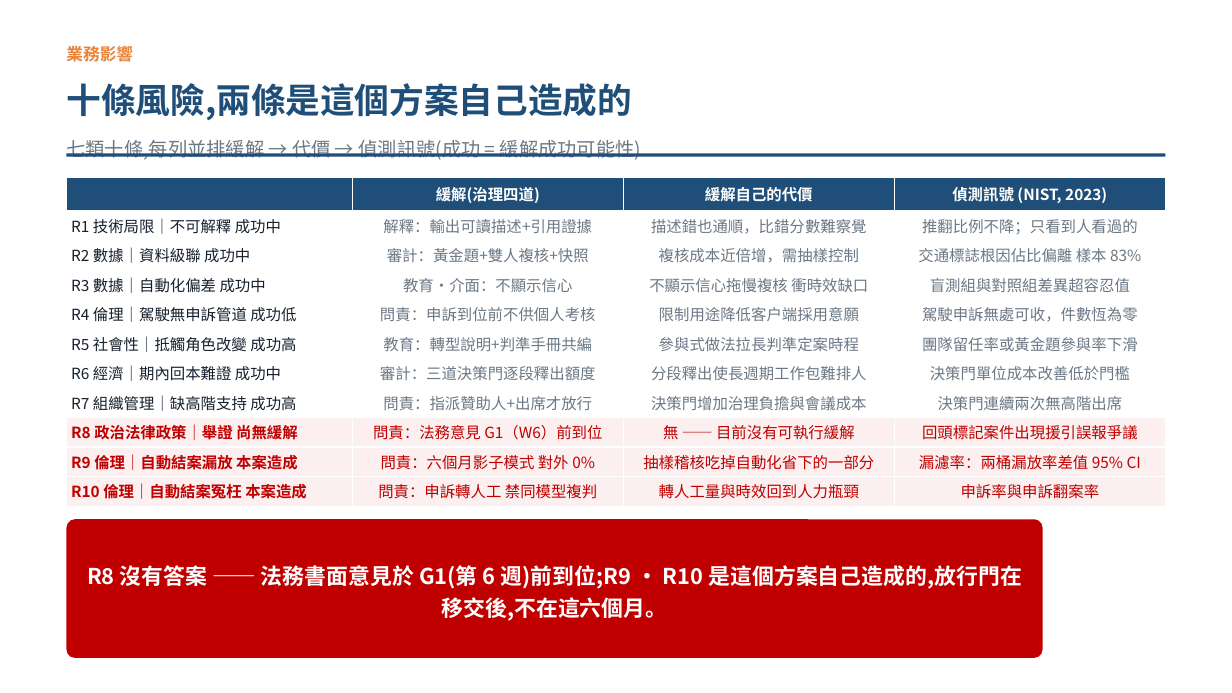
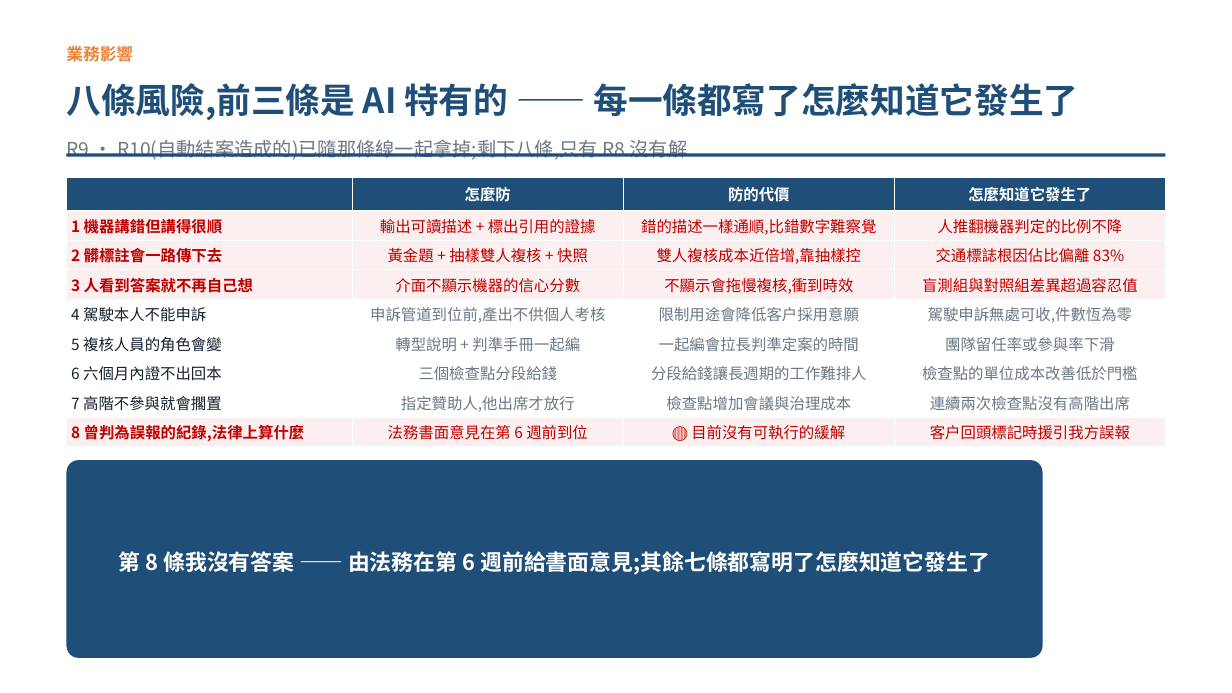
Before and after one commit to pokai-huang0828/UTS_workspace, a slide deck: slide 7 of Artificial Intelligence for Enterprises/Assessment3/Huang_26254793_421104_Assessment 3.pptx. Drawn at 1232x693 pixels with LibreOffice and Linux fonts; fonts in the diff are those of the drawing. Boxes give left, top, right and bottom in pixels: in the first picture for what was removed or moved away, otherwise in the second. Text is boxed around its words. In the diff, an @@ line names an element or a change of style, - is before the commit and + after.

```diff
--- a/Artificial Intelligence for Enterprises/Assessment3/Huang_26254793_421104_Assessment 3.pptx
+++ b/Artificial Intelligence for Enterprises/Assessment3/Huang_26254793_421104_Assessment 3.pptx
@@ text at box(66, 83, 1078, 120): text changed @@
-十條風險,兩條是這個方案自己造成的
+八條風險,前三條是 AI 特有的 —— 每一條都寫了怎麼知道它發生了
@@ text at box(66, 139, 688, 160): text changed @@
-七類十條,每列並排緩解 → 代價 → 偵測訊號(成功 = 緩解成功可能性)
+R9 · R10(自動結案造成的)已隨那條線一起拿掉;剩下八條,只有 R8 沒有解
@@ table at box(67, 177, 1165, 447) @@
-row 1:  | 緩解(治理四道) | 緩解自己的代價 | 偵測訊號 (NIST, 2023)
-row 2: R1 技術局限｜不可解釋 成功中 | 解釋：輸出可讀描述+引用證據 | 描述錯也通順，比錯分數難察覺 | 推翻比例不降；只看到人看過的
-row 3: R2 數據｜資料級聯 成功中 | 審計：黃金題+雙人複核+快照 | 複核成本近倍增，需抽樣控制 | 交通標誌根因佔比偏離 樣本 83%
-row 4: R3 數據｜自動化偏差 成功中 | 教育・介面：不顯示信心 | 不顯示信心拖慢複核 衝時效缺口 | 盲測組與對照組差異超容忍值
-row 5: R4 倫理｜駕駛無申訴管道 成功低 | 問責：申訴到位前不供個人考核 | 限制用途降低客戶端採用意願 | 駕駛申訴無處可收，件數恆為零
-row 6: R5 社會性｜抵觸角色改變 成功高 | 教育：轉型說明+判準手冊共編 | 參與式做法拉長判準定案時程 | 團隊留任率或黃金題參與率下滑
-row 7: R6 經濟｜期內回本難證 成功中 | 審計：三道決策門逐段釋出額度 | 分段釋出使長週期工作包難排人 | 決策門單位成本改善低於門檻
-row 8: R7 組織管理｜缺高階支持 成功高 | 問責：指派贊助人+出席才放行 | 決策門增加治理負擔與會議成本 | 決策門連續兩次無高階出席
-row 9: R8 政治法律政策｜舉證 尚無緩解 | 問責：法務意見 G1（W6）前到位 | 無 —— 目前沒有可執行緩解 | 回頭標記案件出現援引誤報爭議
-row 10: R9 倫理｜自動結案漏放 本案造成 | 問責：六個月影子模式 對外 0% | 抽樣稽核吃掉自動化省下的一部分 | 漏濾率：兩桶漏放率差值 95% CI
-row 11: R10 倫理｜自動結案冤枉 本案造成 | 問責：申訴轉人工 禁同模型複判 | 轉人工量與時效回到人力瓶頸 | 申訴率與申訴翻案率
+row 1:  | 怎麼防 | 防的代價 | 怎麼知道它發生了
+row 2: 1 機器講錯但講得很順 | 輸出可讀描述 + 標出引用的證據 | 錯的描述一樣通順,比錯數字難察覺 | 人推翻機器判定的比例不降
+row 3: 2 髒標註會一路傳下去 | 黃金題 + 抽樣雙人複核 + 快照 | 雙人複核成本近倍增,靠抽樣控 | 交通標誌根因佔比偏離 83%
+row 4: 3 人看到答案就不再自己想 | 介面不顯示機器的信心分數 | 不顯示會拖慢複核,衝到時效 | 盲測組與對照組差異超過容忍值
+row 5: 4 駕駛本人不能申訴 | 申訴管道到位前,產出不供個人考核 | 限制用途會降低客戶採用意願 | 駕駛申訴無處可收,件數恆為零
+row 6: 5 複核人員的角色會變 | 轉型說明 + 判準手冊一起編 | 一起編會拉長判準定案的時間 | 團隊留任率或參與率下滑
+row 7: 6 六個月內證不出回本 | 三個檢查點分段給錢 | 分段給錢讓長週期的工作難排人 | 檢查點的單位成本改善低於門檻
+row 8: 7 高階不參與就會擱置 | 指定贊助人,他出席才放行 | 檢查點增加會議與治理成本 | 連續兩次檢查點沒有高階出席
+row 9: 8 曾判為誤報的紀錄,法律上算什麼 | 法務書面意見在第 6 週前到位 | 🔴 目前沒有可執行的緩解 | 客戶回頭標記時援引我方誤報
@@ rounded rectangle: place and size @@
-rounded rectangle at box(67, 519, 1043, 658)
+rounded rectangle at box(67, 460, 1043, 658)
@@ rounded rectangle at box(67, 460, 1043, 658): fill #C00000 to #1F4E79 @@
@@ text at box(119, 551, 990, 575): text changed @@
-R8 沒有答案 —— 法務書面意見於 G1(第 6 週)前到位;R9 · R10 是這個方案自己造成的,放行門在移交後,不在這六個月。
+第 8 條我沒有答案 —— 由法務在第 6 週前給書面意見;其餘七條都寫明了怎麼知道它發生了
```
Also in this commit, not shown: 2 other slides changed, 3 other files.
